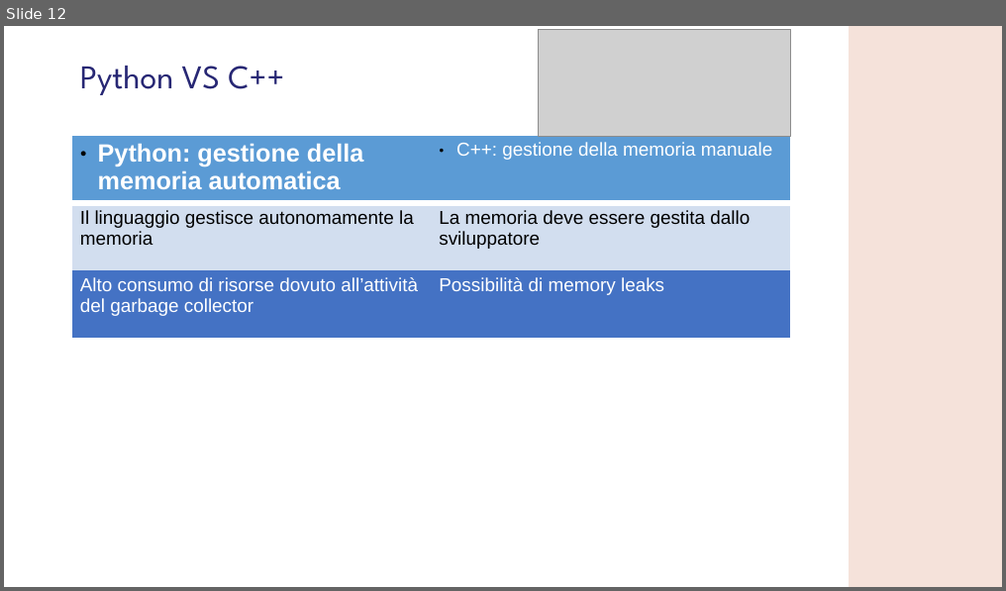
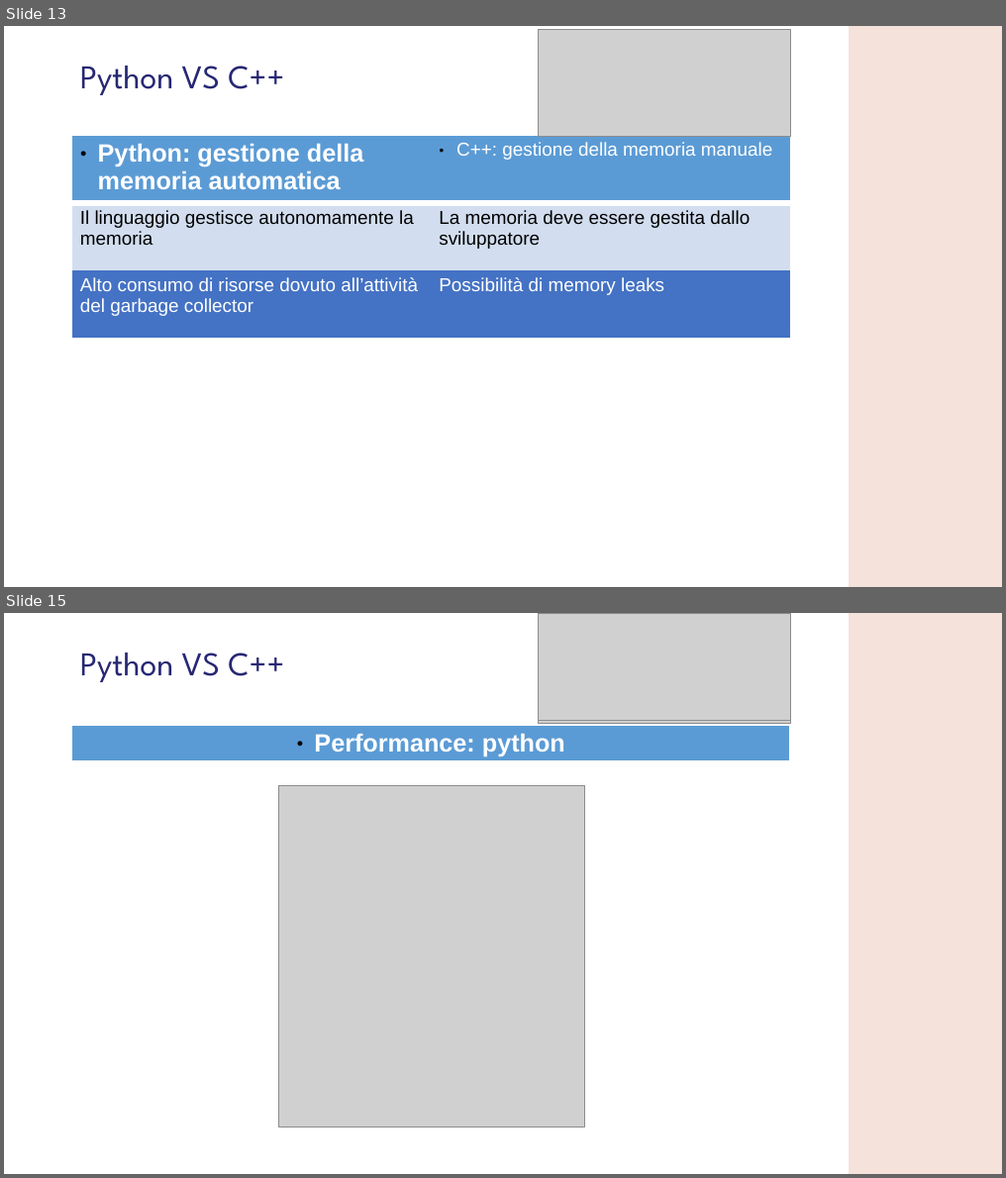
Before and after one commit to GMATZEU42/WS, a slide deck: WS01/WS_1.odp. Shown one above the other, each under a label of ours: slide 12 before the commit, slides 13 and 15 after it; the slides between them are not shown. The pictures are 1006x591 and 1006x1178 pixels, drawn with LibreOffice and Linux fonts; fonts in the diff are those of the drawing; grey boxes stand for pictures; background and template pictures are left out. Boxes give left, top, right and bottom in pixels: in the first picture for what was removed or moved away, otherwise in the second. Text is boxed around its words. In the diff, an @@ line names an element or a change of style, - is before the commit and + after.

```diff
--- a/WS01/WS_1.odp
+++ b/WS01/WS_1.odp
@@ slide 15 added at [4,613,1002,1174], background #FFFFFF; not listed: 1 template element that a slide beside it also shows @@
@@ picture added at [538,616,790,723] @@
@@ picture added at [538,614,790,721] @@
@@ title added at [80,653,284,682], 32 pt, text #272774 @@
+Python VS C++
@@ table added at [73,728,790,761], 1 rows, 1 columns @@
+Performance
@@ table added at [73,726,790,761], 1 rows, 1 columns @@
+Performance: python
@@ picture added at [279,786,585,1128] @@
@@ what was slide 12 is now slide 13 @@
```
Also in this commit, not shown: 4 slides changed, 14 other slides added, 7 other files.
